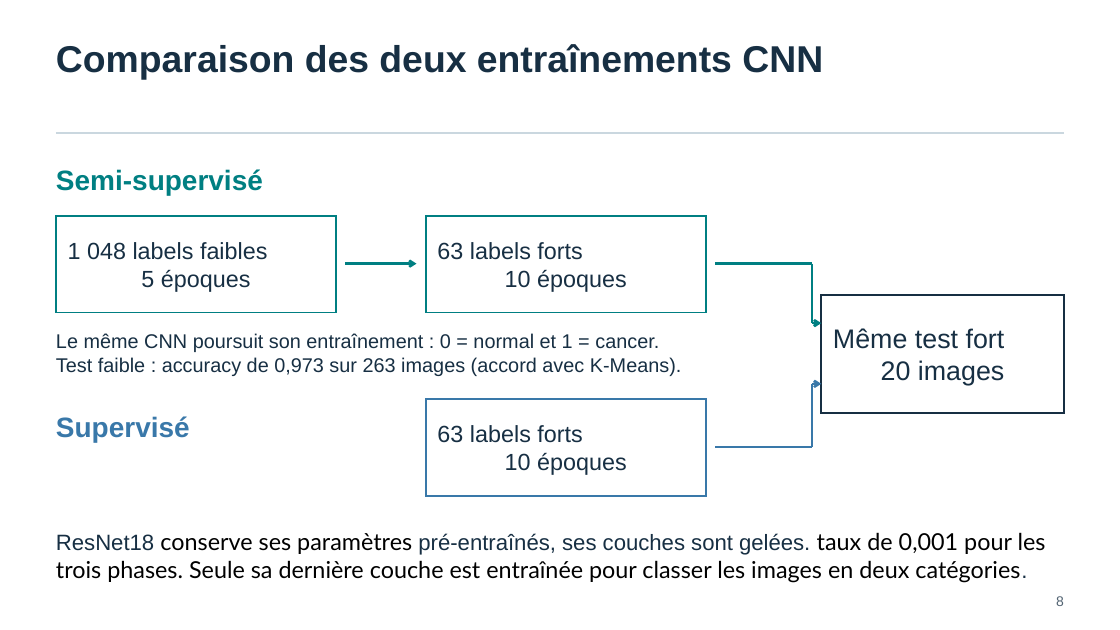
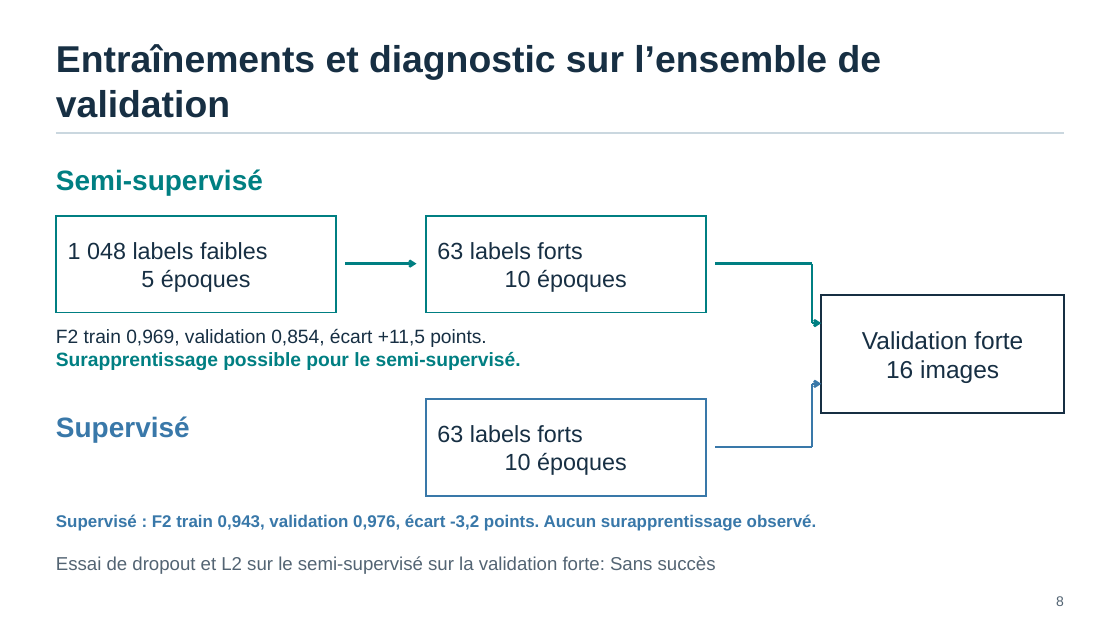
Before and after one commit to Lockeff/Labellisez-et-appliquez-des-approches-semi-supervis-es-en-traitement-d-images, a slide deck: slide 8 of Labellisez et appliquez des approches semi-supervisées en traitement d'images_Ronan_Menguy/Ronan_Menguy_1_Presentation_092026.pptx. Drawn at 1120x630 pixels with LibreOffice and Linux fonts; fonts in the diff are those of the drawing. Boxes give left, top, right and bottom in pixels: in the first picture for what was removed or moved away, otherwise in the second. Text is boxed around its words. In the diff, an @@ line names an element or a change of style, - is before the commit and + after.

```diff
--- a/Labellisez et appliquez des approches semi-supervisées en traitement d'images_Ronan_Menguy/Ronan_Menguy_1_Presentation_092026.pptx
+++ b/Labellisez et appliquez des approches semi-supervisées en traitement d'images_Ronan_Menguy/Ronan_Menguy_1_Presentation_092026.pptx
@@ text at [56,44,882,118]: text changed @@
-Comparaison des deux entraînements CNN
+Entraînements et diagnostic sur l’ensemble de validation
@@ text at [56,328,521,370]: text changed; size 17 to 16.5 pt @@
-Le même CNN poursuit son entraînement : 0 = normal et 1 = cancer.
-Test faible : accuracy de 0,973 sur 263 images (accord avec K-Means).
+F2 train 0,969, validation 0,854, écart +11,5 points.
+Surapprentissage possible pour le semi-supervisé.
@@ text in rectangle at [862,331,1023,383]: text changed; size 23 to 21 pt @@
-Même test fort
-20 images
+Validation forte
+16 images
@@ text at [56,514,817,574]: text changed; size 20 to 14.5 pt; font Lato to Arial; text colour #000000 to #3978A9; bold on @@
-ResNet18 conserve ses paramètres pré-entraînés, ses couches sont gelées. taux de 0,001 pour les trois phases. Seule sa dernière couche est entraînée pour classer les images en deux catégories.
+Supervisé : F2 train 0,943, validation 0,976, écart -3,2 points. Aucun surapprentissage observé.
+Essai de dropout et L2 sur le semi-supervisé sur la validation forte: Sans succès
```
Also in this commit, not shown: 4 other slides changed, 29 other files.
